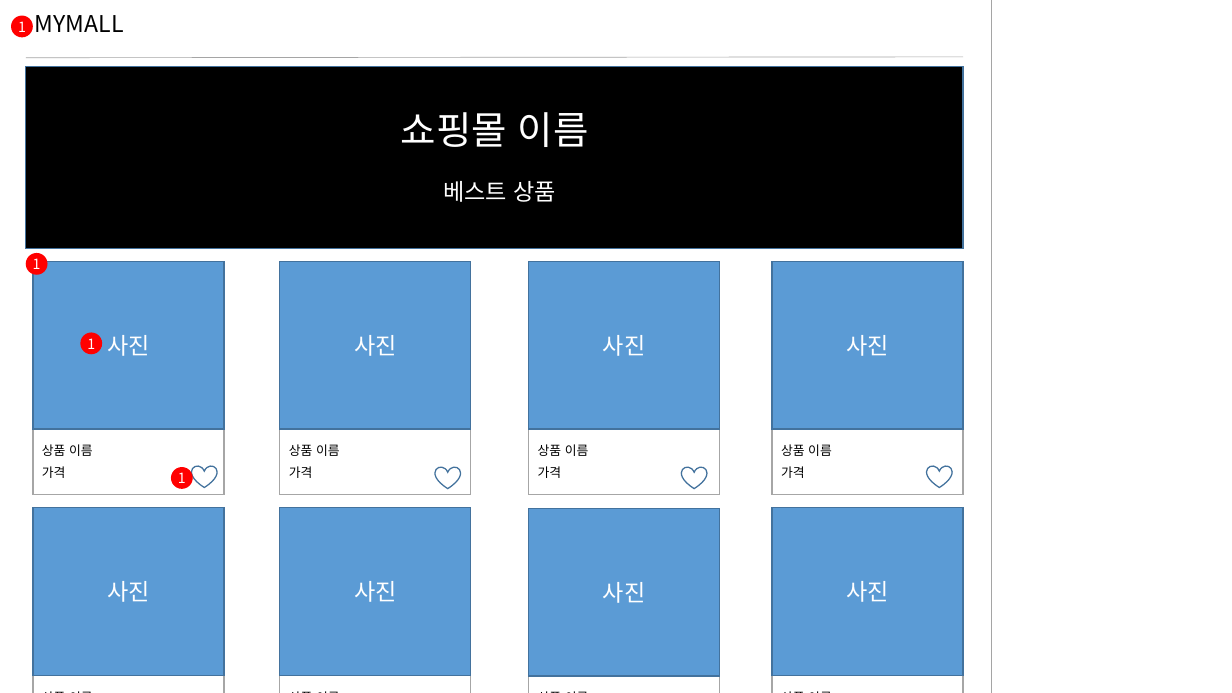
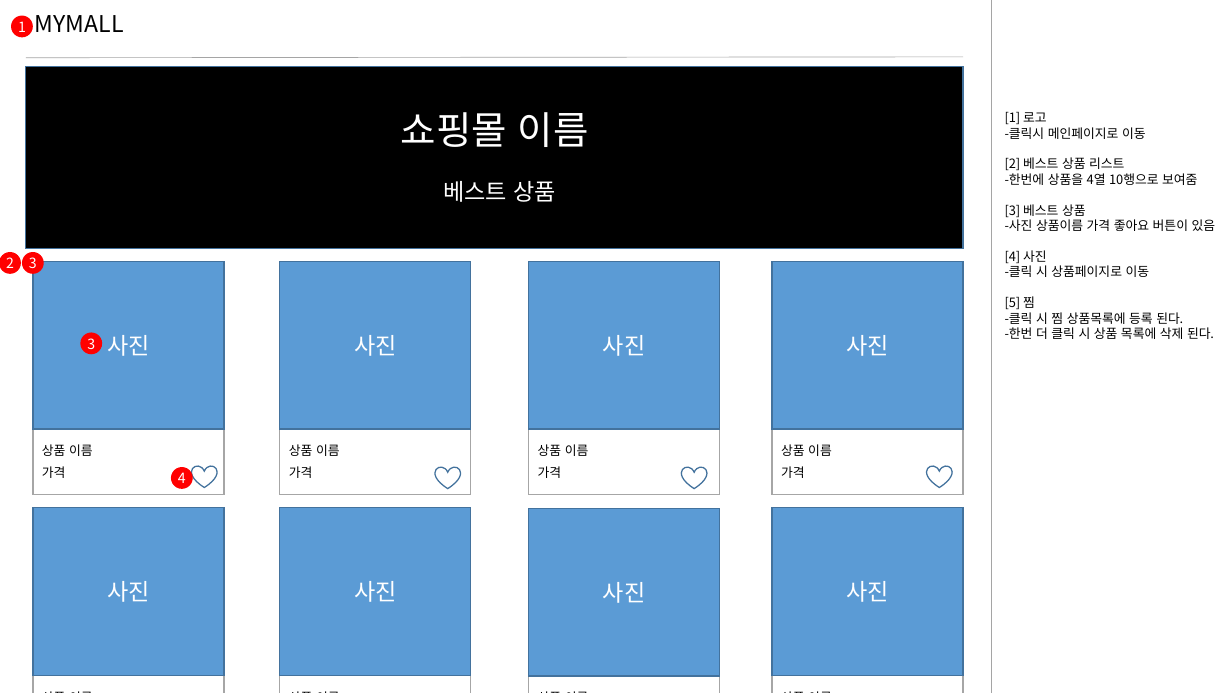
Before and after one commit to Hongsomang/mymall, a slide deck: slide 16 of document/design/MYMALL(쇼핑리스트)_스토리보드.pptx. Drawn at 1232x693 pixels with LibreOffice and Linux fonts; fonts in the diff are those of the drawing. Boxes give left, top, right and bottom in pixels: in the first picture for what was removed or moved away, otherwise in the second. Text is boxed around its words. In the diff, an @@ line names an element or a change of style, - is before the commit and + after.

```diff
--- a/document/design/MYMALL(쇼핑리스트)_스토리보드.pptx
+++ b/document/design/MYMALL(쇼핑리스트)_스토리보드.pptx
@@ text added at (1005,111,1216,339), 10 pt, text #000000 @@
+[1] 로고
+-클릭시 메인페이지로 이동
+[2] 베스트 상품 리스트
+-한번에 상품을 4열 10행으로 보여줌
+[3] 베스트 상품
+-사진 상품이름 가격 좋아요 버튼이 있음
+[4] 사진
+-클릭 시 상품페이지로 이동
+[5] 찜
+-클릭 시 찜 상품목록에 등록 된다.
+-한번 더 클릭 시 상품 목록에 삭제 된다.
@@ ellipse "2": place and size @@
-ellipse "2" at (26,253,48,275)
+ellipse "2" at (0,252,21,274)
@@ text in ellipse at (6,257,14,268): text changed @@
-1
+2
@@ ellipse added at (22,252,44,274), fill #FF0000, 11 pt, text #FFFFFF @@
+3
@@ text in ellipse at (87,338,95,349): text changed @@
-1
+3
@@ text in ellipse at (178,472,186,483): text changed @@
-1
+4
```
Also in this commit, not shown: 9 other slides changed.
